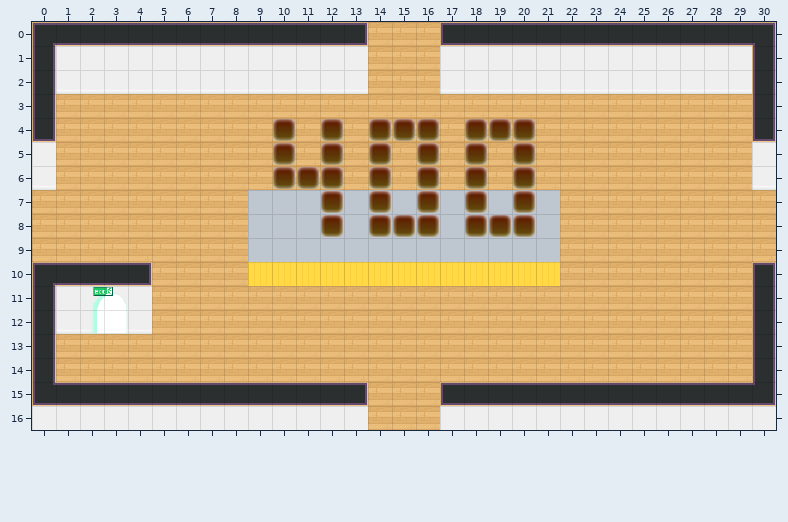
Two versions of a level (Tiled map (JSON), dist/map/400.json). Above, as it was before the edit.
Cells are 32x32 px. Shown: x 0..30, y 0..16.
After:
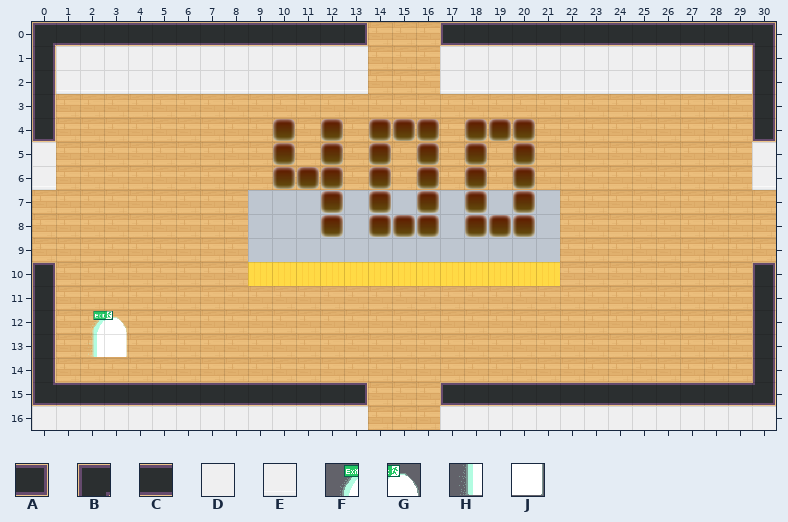
Key: from "tileset5_export": A 47, B 48, C 56, D 62, E 72; from "worldExit": F 0, G 1, H 2, J 3.
_ is an empty cell.
The exact change:
Layer "walltest":
Tile A is removed in row 10 at x 4.
Tile B is removed in row 10 at x 0.
Tile C is removed in row 10 at x 1 to 3.
Tile D is removed in row 11 at x 1 to 4.
Tile E is removed in row 12 at x 1 to 4.
Layer "LOBBYx":
Tile H gives way to tile F in row 12 at x 2.
Tile J gives way to tile G in row 12 at x 3.
The edit adds tile H in row 13 at x 2.
The edit adds tile J in row 13 at x 3.
Tile F is removed in row 11 at x 2.
Tile G is removed in row 11 at x 3.
Where, in picture pixels (left, top, right, bottom), the same in both pictures:
changed: (53, 262, 152, 357)
